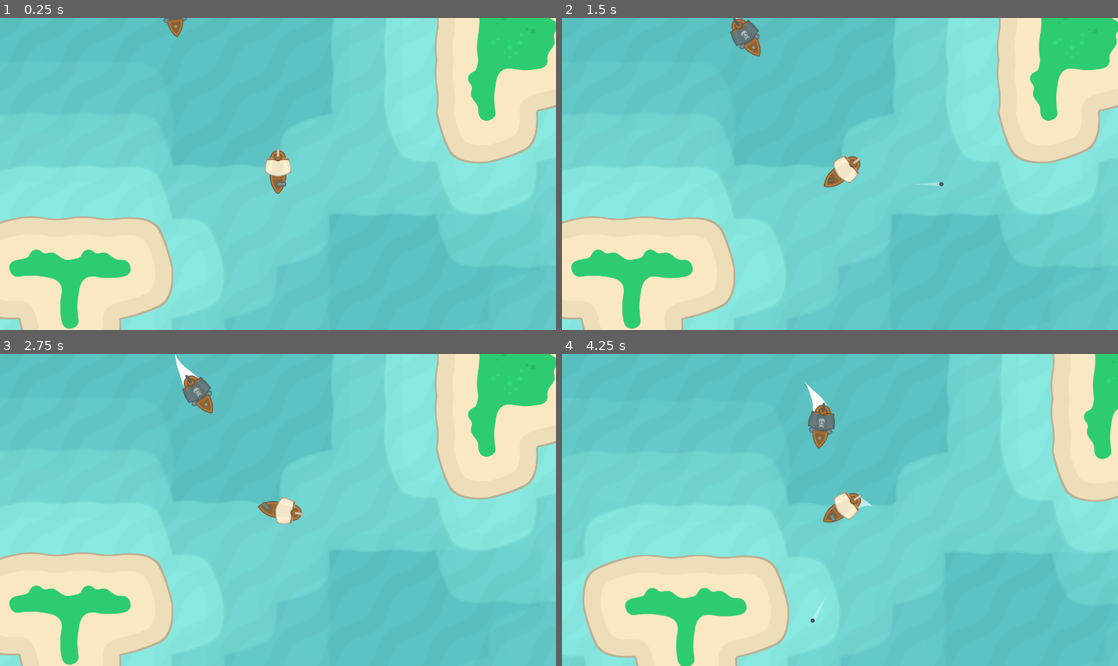
Above: before the commit, frames 1-4 (two rows, left to right).
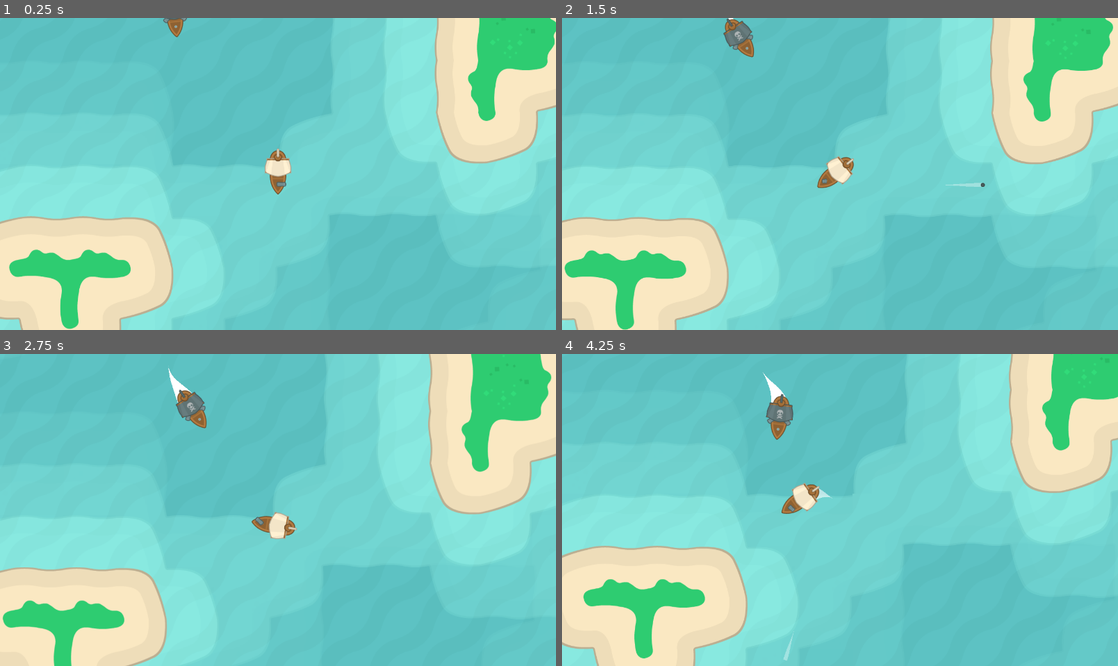
Above: after the commit, the same moments.

Repository: OceanBoy612/PirateGame
Game: Godot game, scene res://level_1.tscn
Same seed, same stepped clock (60 frames per second), same inputs: the game is played once before the commit and once after it.
Inputs (mouse positions are in pixels of both pictures, inside the frame that each line leads up to):
- Up to frame 1 (0.25 s): no input
- Up to frame 2 (1.5 s): tap Enter (ui_accept) at 0.5, 0.77 s; move the mouse to (962, 158) at 0.52 s; hold Right (ui_right) 0.53-1.28 s; move the mouse to (728, 189) at 1.27 s; hold Down (ui_down) from 1.28 s (still down)
- Up to frame 3 (2.75 s): tap Enter (ui_accept) at 1.52 s; move the mouse to (333, 441) at 2.02 s; release Down (ui_down) at 2.03 s; hold Right (ui_right) from 2.03 s (still down)
- Up to frame 4 (4.25 s): move the mouse to (812, 572) at 2.77 s; release Right (ui_right) at 2.78 s; hold Up (ui_up) 2.78-3.53 s; tap Enter (ui_accept) at 3.02, 3.77 s; move the mouse to (1006, 556) at 3.52 s; hold Left (ui_left) from 3.53 s (still down)

The runs differ from the first frame. In frame 1, less than 0.1% of the frame differs, in the area x 2-100%, y 0-100%; in frame 2, 4.6%; in frame 3, 9.6%; in frame 4, 17%, in the area x 0-100%, y 0-100%.

Commit message:
Got better camera working

Diff:
--- /dev/null
+++ b/PlayerCamera.gd
@@ -0,0 +1,14 @@
+extends Camera2D
+
+@export var camera_speed = 0.02
+@export var max_view = 80
+
+@onready var player: CharacterBody2D = get_parent().get_node("Player")
+
+func _ready():
+	position = player.position
+
+func _process(_delta):
+	var mouse_position = get_global_mouse_position()
+	var reduced_length = (mouse_position-player.position).limit_length(max_view)
+	position = lerp(position, reduced_length + player.position, camera_speed)
--- a/Scenes/Cannon_ball/cannon_ball.gd
+++ b/Scenes/Cannon_ball/cannon_ball.gd
@@ -1,6 +1,6 @@
 extends Area2D
 
-@export var speed = 4
+@export var speed = 6
 @export var flying_range = 400
 var object_origin = null
 var starting_position = Vector2(0,0)
--- a/Scenes/Player/Player.gd
+++ b/Scenes/Player/Player.gd
@@ -17,7 +17,6 @@
 	var diff_rotation = angle_to_angle(rotation, goal_rotation)
 	if diff_rotation > -PI/8 or diff_rotation < -PI/8*7:
 		$Cannon.look_at(get_global_mouse_position())
-	print(diff_rotation)
 	cannon_timer += 1
 	if cannon_timer > cannon_cooldown:
 		can_shoot = true
--- a/Scenes/Player/player.tscn
+++ b/Scenes/Player/player.tscn
@@ -41,7 +41,7 @@
 }
 tracks/2/type = "value"
 tracks/2/imported = false
-tracks/2/enabled = true
+tracks/2/enabled = false
 tracks/2/path = NodePath("CannonArt:modulate")
 tracks/2/interp = 1
 tracks/2/loop_wrap = true
@@ -49,7 +49,7 @@
 "times": PackedFloat32Array(0.1, 1, 2, 3.1),
 "transitions": PackedFloat32Array(1, 1, 1, 1),
 "update": 0,
-"values": [Color(1, 1, 1, 1), Color(1, 0.741176, 0.564706, 1), Color(1, 0.956863, 0.827451, 1), Color(1, 1, 1, 1)]
+"values": [Color(1, 1, 1, 1), Color(1, 0, 0, 1), Color(1, 0.517647, 0.392157, 1), Color(1, 1, 1, 1)]
 }
 
 [sub_resource type="AnimationLibrary" id="AnimationLibrary_p3eyn"]
@@ -70,9 +70,6 @@
 [node name="CollisionShape2D" type="CollisionShape2D" parent="."]
 position = Vector2(0, -7)
 shape = SubResource("CapsuleShape2D_3d612")
-
-[node name="Camera2D" type="Camera2D" parent="."]
-current = true
 
 [node name="LeftCannonLocation" type="Marker2D" parent="."]
 position = Vector2(18, 0)
--- a/level_1.tscn
+++ b/level_1.tscn
@@ -1,8 +1,9 @@
-[gd_scene load_steps=8 format=3 uid="uid://cts0k2gpi73ex"]
+[gd_scene load_steps=9 format=3 uid="uid://cts0k2gpi73ex"]
 
 [ext_resource type="Texture2D" uid="uid://dgn4nl1xoeilh" path="res://Art/tiles_sheet@2.png" id="1_ylv2t"]
 [ext_resource type="PackedScene" uid="uid://c6yrcllyjhdjf" path="res://Scenes/Player/player.tscn" id="2_hisio"]
 [ext_resource type="PackedScene" uid="uid://b4tvsw1s6a3f2" path="res://Scenes/Pirate/pirate.tscn" id="3_skkuw"]
+[ext_resource type="Script" path="res://PlayerCamera.gd" id="4_kvxlx"]
 
 [sub_resource type="TileSetAtlasSource" id="TileSetAtlasSource_82e88"]
 texture = ExtResource("1_ylv2t")
@@ -612,3 +613,7 @@
 
 [node name="Pirate4" parent="." instance=ExtResource("3_skkuw")]
 position = Vector2(589, 1082)
+
+[node name="PlayerCamera" type="Camera2D" parent="."]
+current = true
+script = ExtResource("4_kvxlx")
Not shown: 2 places in Scenes/Cannon_ball/cannon_ball.tscn that only renumber resources
